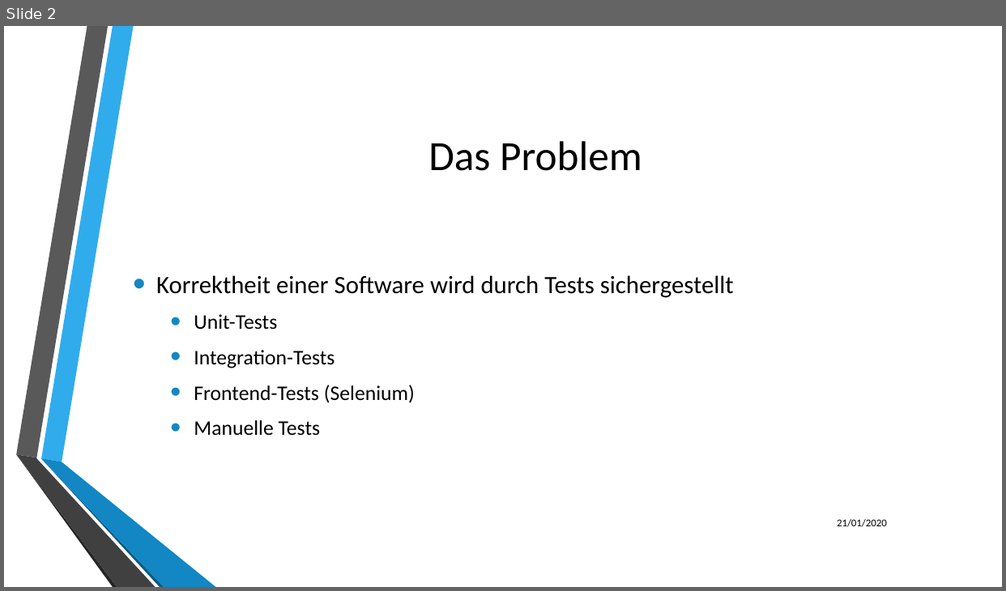
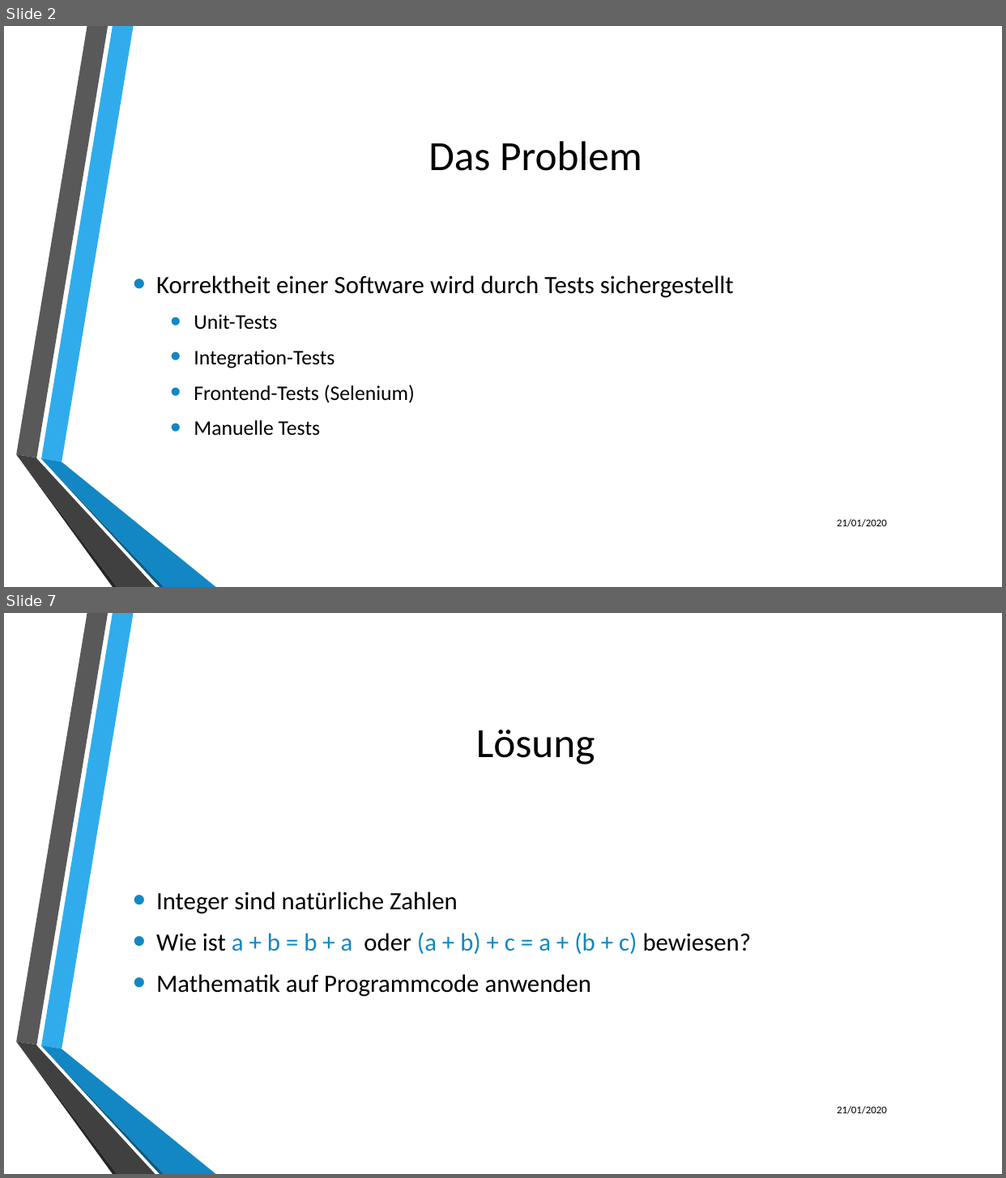
Before and after one commit to LukasKiederle/seminar-coq, a slide deck: final-presentation.pptx. Shown one above the other, each under a label of ours: slide 2 before the commit, slides 2 and 7 after it; the slides between them are not shown. The pictures are 1006x591 and 1006x1178 pixels, drawn with LibreOffice and Linux fonts; fonts in the diff are those of the drawing; background and template pictures are left out. Boxes give left, top, right and bottom in pixels: in the first picture for what was removed or moved away, otherwise in the second. Text is boxed around its words. In the diff, an @@ line names an element or a change of style, - is before the commit and + after.

```diff
--- a/final-presentation.pptx
+++ b/final-presentation.pptx
@@ slide 7 added at bbox=[4, 613, 1002, 1174], background picture (left out); not listed: 6 template elements that a slide beside it also shows @@
@@ title added at bbox=[476, 730, 595, 764], 40 pt, text #000000 @@
+Lösung
@@ text added at bbox=[156, 892, 752, 997], 24 pt, text #000000 @@
+• Integer sind natürliche Zahlen
+• Wie ist a + b = b + a oder (a + b) + c = a + (b + c) bewiesen?
+• Mathematik auf Programmcode anwenden
@@ text added at bbox=[837, 1106, 887, 1114], 10 pt, text #000000 @@
+21/01/2020
```
Also in this commit, not shown: 4 slides changed, 5 other slides added.
